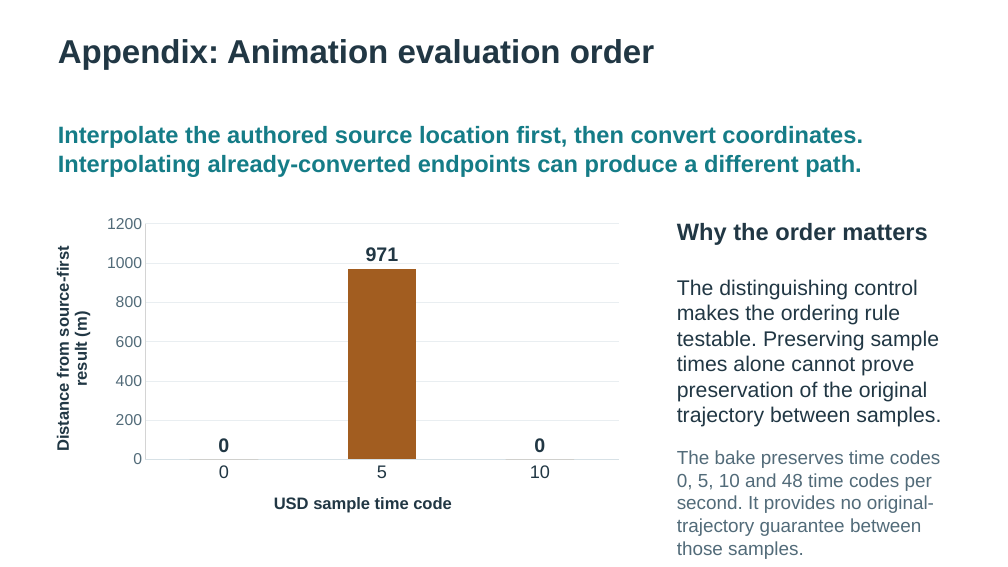
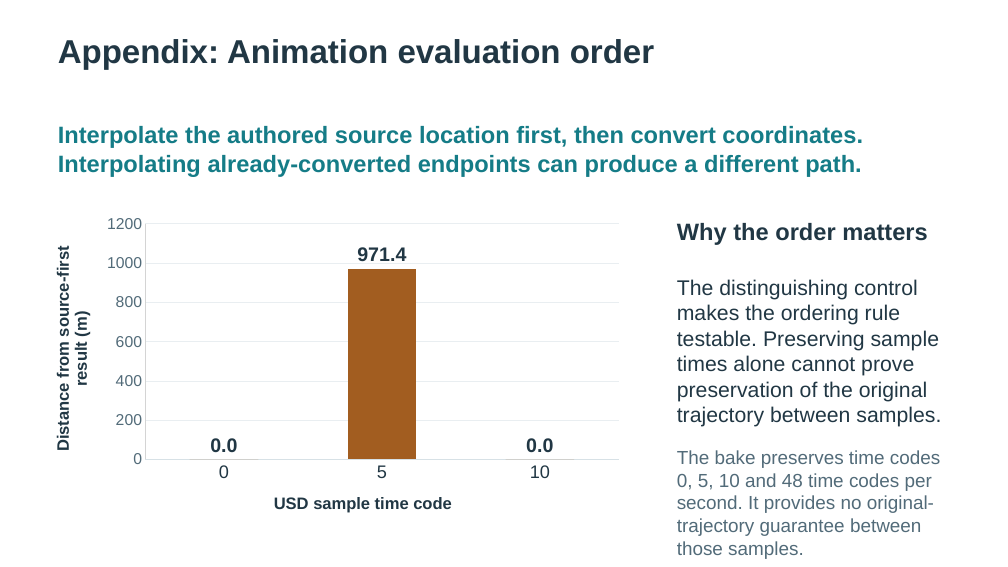
Before and after one commit to asluk/OpenUSD, a slide deck: slide 11 of extras/usd/examples/usdGeospatialBuild/delivery/geospatial-build.pptx. Drawn at 1008x567 pixels with LibreOffice and Linux fonts; fonts in the diff are those of the drawing. Boxes give left, top, right and bottom in pixels: in the first picture for what was removed or moved away, otherwise in the second. Text is boxed around its words. In the diff, an @@ line names an element or a change of style, - is before the commit and + after.

```diff
--- a/extras/usd/examples/usdGeospatialBuild/delivery/geospatial-build.pptx
+++ b/extras/usd/examples/usdGeospatialBuild/delivery/geospatial-build.pptx
@@ column chart at box(36, 209, 631, 530) @@
@@ Series 1, 5: 971.421158 to 971.4 @@
@@ data labels of Series 1 changed @@
@@ lettering changed @@
```
Also in this commit, not shown: 2 other slides changed, 24 other files.
